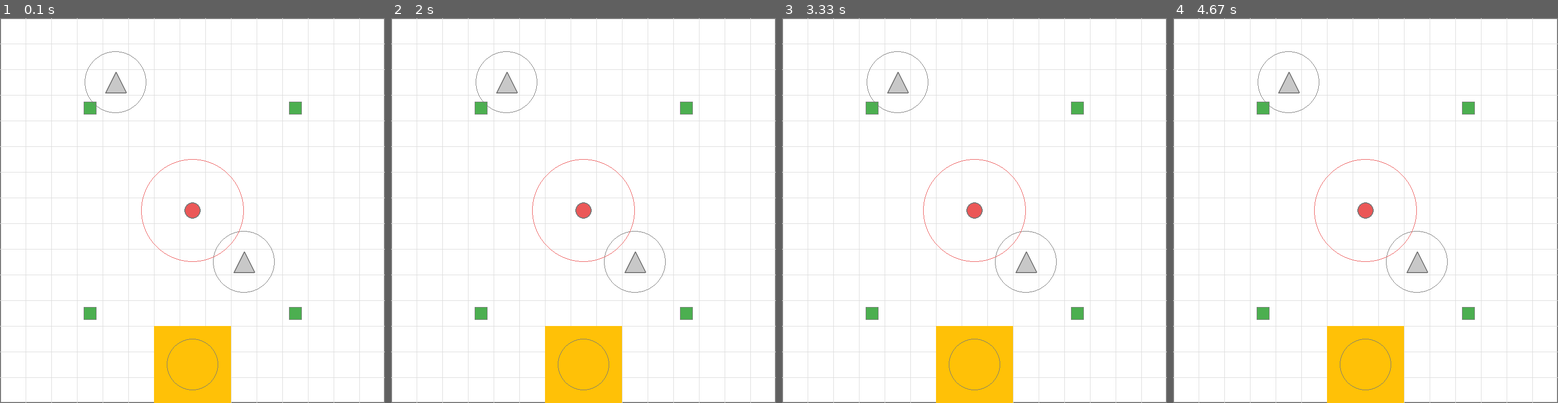
Above: before the commit, frames 1-4 (left to right).
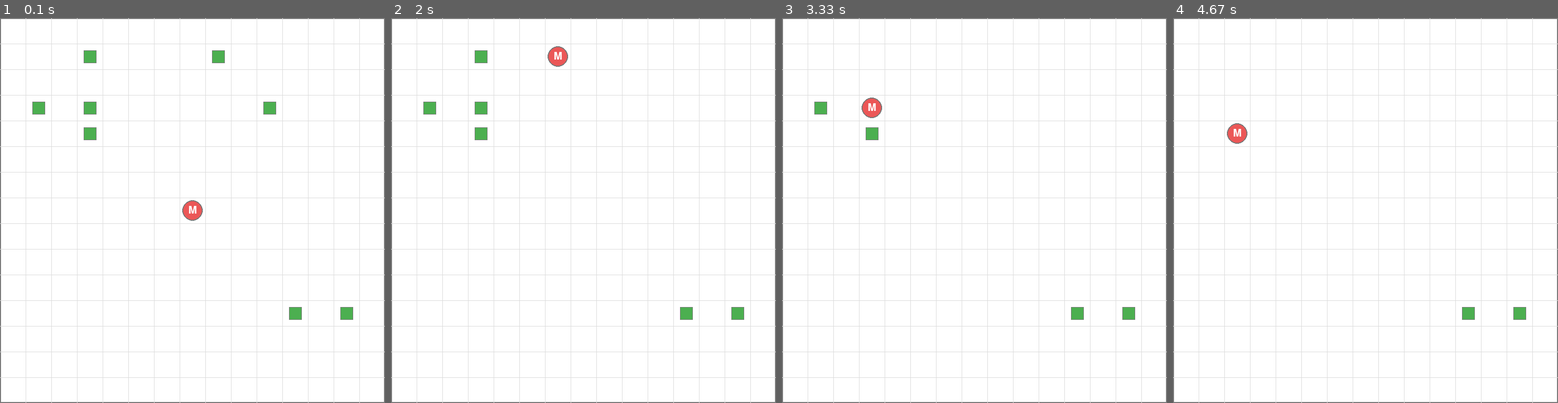
Above: after the commit, the same moments.

Repository: boannas/Senior_thesis
Game: pygame game, started from run_gridworld.py
The game is run twice, just before and just after one commit, with the same random seed, the same clock (stepped at 60 frames per second) and the same inputs.
Inputs:
- Up to frame 1 (0.1 s): no input
- Up to frame 2 (2 s): no input
- Up to frame 3 (3.33 s): no input
- Up to frame 4 (4.67 s): no input

The runs differ from the first frame. In frame 1, 5.6% of the frame differs, in the area x 8-92%, y 8-100%; in frame 2, 5.6%; in frame 3, 5.5%; in frame 4, 5.3%.

Commit message:
simple walking to food

Diff:
--- a/configs/base.yaml
+++ b/base.yaml
@@ -1,4 +1,7 @@
 # World configuration file
+
+simulation:
+  dt: 0.1
 
 seed: 42    # Random seed for reproducibility
 fps: 30   # Frames per second for rendering
@@ -12,30 +15,24 @@
 mother:
   start: [7, 7]   # initial position [x, y]
 
-# child:
-#   start: [8, 7]   # initial position [x, y]
 
 # Entity positions
 food:
   positions:      # List of food positions
     - [3, 3]
-    - [11, 3]
-    - [3, 11]
+    - [10, 3]
+    - [3, 1]
     - [11, 11]
-
-threats:
-  positions:      # List of threat positions
-    - [4, 2]
-    - [9, 9]
-
-nest:
-  position: [7, 13]   # Nest position [x, y]
+    - [3, 4]
+    - [1, 3]
+    - [8, 1]
+    - [13, 11]
 
 colors:
   bg:   [255, 255, 255]
   grid: [220, 220, 220]
   mother: [235, 87, 87]
-  # child: [87, 87, 235]
+  child: [87, 87, 235]
   food: [76, 175, 80]
   threat: [200, 200, 200]
   nest: [255, 193, 7]
--- a/core/agents.py
+++ b/core/agents.py
@@ -3,20 +3,7 @@
 
 
 class Agent:
-    """ Base agent class for Mother and Child agents
-        === Reference attributes ===
-        # Simulation and Visualization of Distributed Artificial Life Scenarios
-        self.age = 0  # Age in time steps
-        self.max_age = 1000  # Maximum age before death
-        self.speed = 1  # Movement speed (cells per time step)
-        self.perception_range = 5  # Perception range in grid cells
-        self.information_update_rate = 1  # How often the agent updates its information
-        self.helth_level = 100  # Maximum health level
-        self.health_regeneration_rate = 1  # Health regeneration rate per time step
-        self.reproduction_rate = 0.01  # Probability of reproduction per time step
-        self.accumulated_food = 0  # Total food collected
-        self.energy_level = 100  # Maximum energy level
-    """
+    """Base class for agents (mother and child)"""
     def __init__(self, x, y, grid_w, grid_h, hp, energy, agent_type="mother"):
         # Initialize agent position and type
         self.x, self.y = x, y
@@ -24,31 +11,16 @@
         self.grid_h = grid_h
         self.agent_type = agent_type  # "mother" or "child"
 
-        # # --- General states (fixed gene)---
-        # self.altruism_level = 0.0
-        # self.kin_bias = 0.0
-        # self.nurture_threshold = 0.0
-        # self.threat_sensitivity = 0.0
-
         # --- Physiological states ---
         self.hp = hp  # Health points
         self.energy = energy  # Energy level
-        # self.hunger = 0.0
-        # self.fatigue = 0.0
 
-        # # --- Neuroendocrine states ---
-        # self.oxytocin = 0.0
-        # self.vasopressin = 0.0
-        # self.dopamine = 0.0
-        # self.cortisol = 0.0
-        # self.maternal_bond = 0.0
 
 
     def move(self, dx, dy):
         if self.is_alive():
             self.x = max(0, min(self.grid_w - 1, self.x + dx))
             self.y = max(0, min(self.grid_h - 1, self.y + dy))
-            # self.energy -= 1  # Decrease energy on movement
             print(f"{self.agent_type.capitalize()} moved to ({self.x}, {self.y}). Energy: {self.energy}")
         else:
             print(f"{self.agent_type.capitalize()} is not alive and cannot move.")
@@ -61,9 +33,9 @@
         """Calculate Euclidean distance to another position"""
         return ((self.x - other_x) ** 2 + (self.y - other_y) ** 2) ** 0.5
 
-    # def Manhattan_distance_to(self, other_x, other_y):
-    #     """Calculate Manhattan distance to another position"""
-    #     return abs(self.x - other_x) + abs(self.y - other_y)
+    def Manhattan_distance_to(self, other_x, other_y):
+        """Calculate Manhattan distance to another position"""
+        return abs(self.x - other_x) + abs(self.y - other_y)
 
     def is_alive(self):
         """Check if agent is alive based on health points"""
@@ -77,43 +49,27 @@
         """Scan for entities within perception range"""
         perceived = []
         for entity in entities:
-            dist = self.distance_to(entity.x, entity.y)
+            dist = self.Manhattan_distance_to(entity.x, entity.y)
             deg = self.heading_towards(entity.x, entity.y)
-            if dist <= perception_range:
+            if dist <= perception_range and not entity.collected:
                 perceived.append((entity, dist, deg))
+                print(f"{self.agent_type.capitalize()} perceived {entity.name} at ({entity.x}, {entity.y}) ")
         return perceived
+
+    def step_towards(self, target_x, target_y):
+        """
+        Move 1 step toward (target_x, target_y) using 8-direction moves.
+        """
+        if not self.is_alive():
+            return (0, 0)
+
+        dx = 0 if target_x == self.x else (1 if target_x > self.x else -1)
+        dy = 0 if target_y == self.y else (1 if target_y > self.y else -1)
+        return (dx, dy)
+
 
 
 class MotherAgent(Agent):
     """Mother agent - can move and interact with child, food, threats, and nest"""
     def __init__(self, x, y, grid_w, grid_h, hp, energy):
         super().__init__(x, y, grid_w, grid_h, hp, energy, agent_type="mother")
-        self.has_child = False  # Whether mother is carrying child
-        self.has_food = False   # Whether mother is carrying food
-
-
-class ChildAgent(Agent):
-    """Child agent - can move independently or be carried by mother"""
-    def __init__(self, x, y, grid_w, grid_h, hp, energy):
-        super().__init__(x, y, grid_w, grid_h, hp, energy, agent_type="child")
-        self.is_carried = False  # Whether child is being carried by mother
-
-
-class ThreatAgent(Agent):
-    """Threat entity that agents should avoid"""
-    def __init__(self, x, y, grid_w, grid_h, hp, energy):
-        super().__init__(x, y, grid_w, grid_h, hp, energy, agent_type="threat")
-        self.active = True  # Whether threat is active
-
-    def is_at_position(self, x, y):
-        """Check if threat is at given position"""
-        return self.x == x and self.y == y
-
-    def random_move(self):
-        """Move the threat agent randomly in one of four directions"""
-        # 0=stay, 1=up, 2=down, 3=left, 4=right
-        moves = {0: (0, 0), 1: (0, -1), 2: (0, 1), 3: (-1, 0), 4: (1, 0)}
-        # Choose a random action (including stay)
-        action = random.randint(0, 4)
-        dx, dy = moves[action]
-        self.move(dx, dy)
--- a/core/entities.py
+++ b/core/entities.py
@@ -21,21 +21,10 @@
         self.collected = False
 
     def get_position(self):
-        return (self.x, self.y)
+        if not self.collected:
+            return (self.x, self.y)
+        return None
 
     def collect(self):
         """Mark food as collected"""
         self.collected = True
-
-class Nest:
-    """Nest entity - safe location for agents"""
-    def __init__(self, x, y):
-        self.x = x
-        self.y = y
-
-    def get_position(self):
-        return (self.x, self.y)
-
-    def is_at_position(self, x, y):
-        """Check if nest is at given position"""
-        return self.x == x and self.y == y
--- a/core/world.py
+++ b/core/world.py
@@ -1,6 +1,6 @@
 import random
-from core.agents import MotherAgent, ChildAgent, ThreatAgent
-from core.entities import Food, Nest
+from core.agents import MotherAgent
+from core.entities import Food
 
 class World:
     def __init__(self, grid_w, grid_h, mother_start=None, child_start=None,
@@ -18,165 +18,43 @@
 
         self.mother = MotherAgent(mx, my, grid_w, grid_h, hp=100, energy=100)
 
-        # Initialize child agent
-        # if child_start is None:
-        #     cx, cy = grid_w // 2 + 1, grid_h // 2
-        # else:
-        #     cx, cy = child_start
-        # self.child = ChildAgent(cx, cy, grid_w, grid_h, hp=100, energy=100)
-
         # Initialize food
         self.foods = []
         if food_positions:
             for fx, fy in food_positions:
                 self.foods.append(Food(fx, fy))
 
-        # Initialize threats
-        self.threats = []
-        if threat_positions:
-            for tx, ty in threat_positions:
-                self.threats.append(ThreatAgent(tx, ty, grid_w, grid_h, hp=100, energy=100))
-
-        # Initialize nest
-        self.nest = None
-        if nest_position:
-            nx, ny = nest_position
-            self.nest = Nest(nx, ny)
 
     def mother_decision(self):
-        """Placeholder for mother decision logic"""
-        moves = {0: (0, 0), 1: (0, -1), 2: (0, 1), 3: (-1, 0), 4: (1, 0), 5: (-1, -1), 6: (1, -1), 7: (-1, 1), 8: (1, 1)}
-        # Scan perceptions
-        perception = self.mother.scan_perception(self.foods + self.threats, perception_range=2)
-        mother_action = random.randint(0, 8)
-        if any(isinstance(entity, ThreatAgent) for entity, dist, deg in perception):
+        # Recieve perceived of `Mother agent`
+        perception_range = 100
+        perceived = self.mother.scan_perception(self.foods, perception_range=perception_range)
 
-            # --- THREAT LOGIC ---
-            threat_entities_data = [
-                (entity, dist, deg)
-                for entity, dist, deg in perception
-                if isinstance(entity, ThreatAgent)
-            ]
-            closest_threat_data = min(threat_entities_data, key=lambda x: x[1])
-            closest_threat, dist, deg = closest_threat_data
+        # Decision-making for Mother agent
+        if perceived:
+            # choose nearest food (min Manhattan distance)
+            target_food, dist, deg = min(perceived, key=lambda t: t[1])
 
-            # 4. Calculate movement to move AWAY from the closest threat
-            if closest_threat.x > self.mother.x and self.mother.x > 0:
-                mother_action = 3  # Move LEFT (Away from X > mother.x)
-            elif closest_threat.x < self.mother.x and self.mother.x < self.grid_w - 1:
-                mother_action = 4  # Move RIGHT (Away from X < mother.x)
-            elif closest_threat.y > self.mother.y and self.mother.y > 0:
-                mother_action = 1  # Move UP (Away from Y > mother.y)
-            elif closest_threat.y < self.mother.y and self.mother.y < self.grid_h - 1:
-                mother_action = 2  # Move DOWN (Away from Y < mother.y)
-            else:
-                mother_action = random.randint(0, 8)  # Random move if on the same spot
+            # Move towards target food
+            dx, dy = self.mother.step_towards(target_food.x, target_food.y)
+            self.mother.move(dx, dy)
 
-        elif any(isinstance(entity, Food) for entity, dist, deg in perception):
+            if dist == 0 and not target_food.collected:
+                target_food.collect()
+                print(f"Food at ({target_food.x}, {target_food.y}) collected!")
 
-            # --- FOOD LOGIC ---
-            food_entities_data = [
-                (entity, dist, deg)
-                for entity, dist, deg in perception
-                if isinstance(entity, Food)
-            ]
+        else:
+            print("Mother perceives no food within range.")
 
-            # Find the closest food
-            closest_food_data = min(food_entities_data, key=lambda x: x[1])
-            closest_food, dist, deg = closest_food_data # Now 'dist' and 'deg' belong to the closest food
 
-            if closest_food.x > self.mother.x:
-                mother_action = 4  # Move RIGHT (Towards X > mother.x)
-            elif closest_food.x < self.mother.x:
-                mother_action = 3  # Move LEFT (Towards X < mother.x)
-            elif closest_food.y > self.mother.y:
-                mother_action = 2  # Move DOWN (Towards Y > mother.y)
-            elif closest_food.y < self.mother.y:
-                mother_action = 1  # Move UP (Towards Y < mother.y)
-            else:
-                mother_action = random.randint(0, 8)  # Random move if on the same spot
-
-        # print(f"Mother Action: {mother_action}")
-        # Move mother
-        mother_action = 0
-        dx, dy = moves.get(mother_action, (0, 0))
-        self.mother.move(dx, dy)
-
-    def step(self, mother_action: int, child_action: int = None):
+    def step(self, mother_action: int, child_action: int = None, dt: float = 0.1):
         """
-        Step the world forward
-        Args:
-            mother_action: Action for mother agent (0=stay, 1=up, 2=down, 3=left, 4=right)
-            child_action: Optional action for child agent (if not being carried)
+        Advance world by one simulation timestep dt.
         """
-
-        # Move child first if not being carried
-        # if not self.child.is_carried:
-        #     if child_action is not None:
-        #         cdx, cdy = moves.get(child_action, (0, 0))
-        #         self.child.move(cdx, cdy)
         self.mother_decision()
-
-        # print((self.mother.energy))
-
-        # If child is carried, move child with mother
-        # if self.child.is_carried:
-        #     self.child.x = self.mother.x
-        #     self.child.y = self.mother.y
-
-        # Move threats randomly
-        # for threat in self.threats:
-        #     if threat.active:
-        #         threat.random_move()
-
-        # Check interactions after movement
         self._check_interactions()
-
-        self.t += 1
+        self.t += dt
 
     def _check_interactions(self):
         """Check and handle interactions between entities"""
         mx, my = self.mother.x, self.mother.y
-        # cx, cy = self.child.x, self.child.y
-
-        # Check if mother picks up child (same position and child not carried)
-        # if not self.mother.has_child and not self.child.is_carried:
-        #     if mx == cx and my == cy:
-        #         self.mother.has_child = True
-        #         self.child.is_carried = True
-
-        # Check if mother drops child at nest
-        # if self.mother.has_child and self.nest:
-        #     if mx == self.nest.x and my == self.nest.y:
-        #         self.mother.has_child = False
-        #         self.child.is_carried = False
-        #         self.child.x = mx
-        #         self.child.y = my
-
-        # Check if mother collects food
-        if not self.mother.has_food:
-            for i, food in enumerate(self.foods):
-                if not food.collected and mx == food.x and my == food.y:
-                    food.collect()
-                    # self.mother.has_food = True
-                    self.mother.energy += 50  # Increase energy when food is collected
-                    print(f"Mother collected food at ({food.x}, {food.y}). Energy: {self.mother.energy}")
-                    self.foods.pop(i)  # Remove collected food from the world
-                    break
-
-        # Check if mother delivers food to nest
-        if self.mother.has_food and self.nest:
-            if mx == self.nest.x and my == self.nest.y:
-                self.mother.has_food = False
-
-        # Check if child encounters threat
-        # for threat in self.threats:
-        #     if threat.active and cx == threat.x and cy == threat.y:
-        #         # Threat affects child (you can add logic here)
-        #         pass
-
-        # Check if mother encounters threat
-        # for threat in self.threats:
-        #     if threat.active and mx == threat.x and my == threat.y:
-        #         # Threat affects mother (you can add logic here)
-        #         pass
--- a/func/function_code.py
+++ b/func/function_code.py
@@ -48,34 +48,29 @@
     for y in range(1, grid_h):
         pygame.draw.line(surface, grid_color, (0, y * cell_px), (grid_w * cell_px, y * cell_px))
 
-def draw_agent(surface, agent, cell_px, agent_color, outline):
-    """Draw a generic agent (legacy function for backward compatibility)"""
-    cx = agent.x * cell_px + cell_px // 2
-    cy = agent.y * cell_px + cell_px // 2
-    r = cell_px // 3
-    pygame.draw.circle(surface, agent_color, (cx, cy), r)
-    pygame.draw.circle(surface, outline, (cx, cy), r, width=2)
-
 def draw_mother(surface, mother, cell_px, mother_color, outline_color, perception_r=150):
     """Draw mother agent"""
     cx = mother.x * cell_px + cell_px // 2
     cy = mother.y * cell_px + cell_px // 2
-    r = cell_px // 3
+    r = cell_px // 2.5
     # Draw mother as a circle
     pygame.draw.circle(surface, mother_color, (cx, cy), r)
     pygame.draw.circle(surface, outline_color, (cx, cy), r, width=2)
-    # Draw indicator if carrying child or food
-    if mother.has_child:
-        # Small circle on top for child indicator
-        pygame.draw.circle(surface, (255, 255, 0), (cx, cy - r - 3), 4)
-    if mother.has_food:
-        # Small circle on bottom for food indicator
-        pygame.draw.circle(surface, (0, 255, 0), (cx, cy + r + 3), 4)
 
-    # Draw perception range (dashed circle)
-    pygame.draw.circle(surface, mother_color, (cx, cy), int(perception_r), width=1)
+    # Label Mother
+    font_size = int(r * 1.5)
+    font = pygame.font.SysFont(None, font_size)
+    text_surface = font.render("M", True, [255,255,255])
+    text_rect = text_surface.get_rect(center=(cx, cy))
+    surface.blit(text_surface, text_rect)
 
 
+
+
+
+
+
+# =======================================================================================================
 def draw_child(surface, child, cell_px, child_color, outline_color):
     """Draw child agent"""
     if child.is_carried:
--- a/run_gridworld.py
+++ b/run_gridworld.py
@@ -1,20 +1,5 @@
-"""
-Simple entry point to run the grid world with agent.
 
-Threats are configured in configs/base.yaml and will move randomly each step.
-You can modify threat positions in the YAML file or override them here.
-"""
 from ui.pygame_viewer import main
 
 if __name__ == "__main__":
-    # Option 1: Use threats from config file (configs/base.yaml)
     main()
-
-    # Option 2: Override threat positions directly in code
-    # threat_positions = [
-    #     [5, 5],   # Threat at position (5, 5) - will move randomly
-    #     [9, 9],   # Threat at position (9, 9) - will move randomly
-    #     [2, 2],   # Additional threat at position (2, 2)
-    #     [12, 12], # Additional threat at position (12, 12)
-    # ]
-    # main(threat_positions=threat_positions)
--- a/ui/pygame_viewer.py
+++ b/ui/pygame_viewer.py
@@ -26,7 +26,7 @@
                          If None, threats will be loaded from config file.
     """
     # Load configuration
-    config_path = Path(__file__).parent.parent / "configs" / "base.yaml"
+    config_path = Path(__file__).parent.parent / "base.yaml"
     cfg = load_config(str(config_path))
 
     # Extract configuration
@@ -35,27 +35,20 @@
     cell_px = cfg["grid"]["cell_px"]
     fps = cfg["fps"]
     seed = cfg["seed"]
+    dt = cfg["simulation"]["dt"]
+
 
     # Agent positions
     mother_start = cfg["mother"]["start"]
-    child_start = cfg["child"]["start"]
-
 
     # Entity positions
     food_positions = cfg["food"].get("positions", [])
-    # Use provided threat_positions or load from config
-    if threat_positions is None:
-        threat_positions = cfg["threats"].get("positions", [])
-    nest_position = cfg["nest"].get("position", None)
 
     # Colors
     bg_color = tuple(cfg["colors"]["bg"])
     grid_color = tuple(cfg["colors"]["grid"])
     mother_color = tuple(cfg["colors"]["mother"])
-    child_color = tuple(cfg["colors"]["child"])
     food_color = tuple(cfg["colors"]["food"])
-    threat_color = tuple(cfg["colors"]["threat"])
-    nest_color = tuple(cfg["colors"]["nest"])
     outline_color = tuple(cfg["colors"]["outline"])
 
     # Initialize pygame
@@ -72,56 +65,19 @@
     world = World(
         grid_w, grid_h,
         mother_start=mother_start,
-        child_start=child_start,
         food_positions=food_positions,
         threat_positions=threat_positions,
-        nest_position=nest_position,
         seed=seed
     )
 
-    # Action mapping: 0=stay, 1=up, 2=down, 3=left, 4=right
-    mother_action_keys = {
-        pygame.K_UP: 1,
-        pygame.K_DOWN: 2,
-        pygame.K_LEFT: 3,
-        pygame.K_RIGHT: 4,
-        pygame.K_w: 1,  # W for up
-        pygame.K_s: 2,  # S for down
-        pygame.K_a: 3,  # A for left
-        pygame.K_d: 4,  # D for right
-    }
-
-    # Child action keys (IJKL or numpad)
-    child_action_keys = {
-        pygame.K_i: 1,  # I for up
-        pygame.K_k: 2,  # K for down
-        pygame.K_j: 3,  # J for left
-        pygame.K_l: 4,  # L for right
-    }
-
-    print("Grid World with Multiple Entities")
-    print("=" * 50)
-    print(f"Grid size: {grid_w}x{grid_h}")
-    print(f"Mother starting position: ({world.mother.x}, {world.mother.y})")
-    # print(f"Child starting position: ({world.child.x}, {world.child.y})")
-    print(f"Number of food items: {len(world.foods)}")
-    print(f"Number of threats: {len(world.threats)}")
-    print(f"Nest position: {world.nest.get_position() if world.nest else 'None'}")
-    print("\nControls:")
-    print("  Mother: Arrow keys or WASD")
-    print("  Child: IJKL keys (when not carried)")
-    print("  ESC or Close window: Exit")
-    print("\nGameplay:")
-    print("  - Mother can pick up child when on same cell")
-    print("  - Mother can collect food when on same cell")
-    print("  - Mother can drop child/food at nest")
-    print("  - Avoid threats!")
-    print("=" * 50)
-
     # Main game loop
     running = True
+    accumulator = 0.0
 
     while running:
+        frame_time = clock.tick(fps) / 1000.0  # seconds
+        accumulator += frame_time
+
         mother_action = 0
         child_action = None
 
@@ -132,31 +88,16 @@
             elif event.type == pygame.KEYDOWN:
                 if event.key == pygame.K_ESCAPE:
                     running = False
-            #     elif event.key in mother_action_keys:
-            #         mother_action = mother_action_keys[event.key]
-            #     elif event.key in child_action_keys and not world.child.is_carried:
-            #         child_action = child_action_keys[event.key]
 
-        # Step world only if there's an action (discrete movement)
-        # m_act = [1, 2, 3, 4, 0]
-        # mother_action = random.choice(m_act)
-        world.step(mother_action, child_action)
-
-
+        while accumulator >= dt:
+            accumulator -= dt
+            world.step(mother_action, child_action, dt)
 
         # Render in order (background to foreground)
         draw_grid(screen, grid_w, grid_h, cell_px, bg_color, grid_color, outline_color)
-        if world.nest:
-            draw_nest(screen, world.nest, cell_px, nest_color, outline_color)
+
         for food in world.foods:
             draw_food(screen, food, cell_px, food_color, outline_color)
-
-        # Draw threats
-        for threat in world.threats:
-            draw_threat(screen, threat, cell_px, threat_color, outline_color)
-
-        # Draw child (before mother so mother appears on top)
-        # draw_child(screen, world.child, cell_px, child_color, outline_color)
 
         # Draw mother (on top)
         perception_r = 100 # Pixels
Empty file removed: core/brains.py
Not shown, changed: .gitignore
